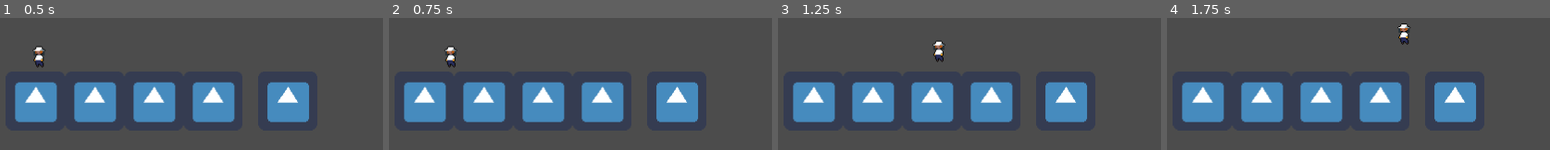
Above: before the commit, frames 1-4 (left to right).
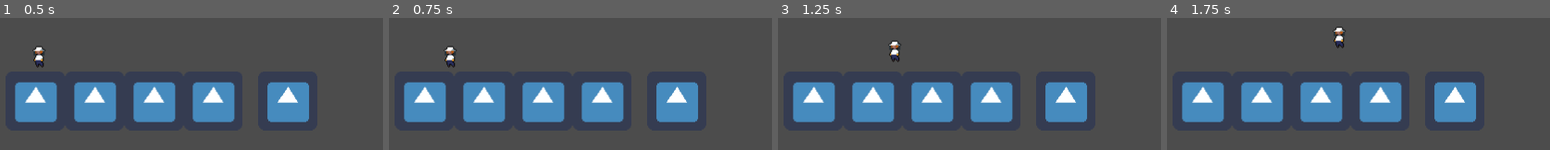
Above: after the commit, the same moments.

Repository: HollowTube/BeeGame
Game: Godot game, scene res://World.tscn
The game is run twice, just before and just after one commit, with the same random seed, the same clock (stepped at 60 frames per second) and the same inputs. The engine's default icon, where the game draws it, is replaced by a stand-in: a white triangle on a blue panel in a dark square.
Inputs:
- Up to frame 1 (0.5 s): no input
- Up to frame 2 (0.75 s): tap Enter at 0.5 s; hold Right (ui_right) from 0.53 s (still down)
- Up to frame 3 (1.25 s): keep holding Right (ui_right); tap Up (ui_up) at 0.77 s
- Up to frame 4 (1.75 s): keep holding Right (ui_right); tap Up (ui_up) at 1.52 s

Frame 1 is identical in both runs. In frame 2, 0.2% of the frame differs, in the area x 14-18%, y 21-38%; in frame 3, 0.7%, in the area x 28-44%, y 16-34%; in frame 4, 0.7%.

Commit message:
fixed left player air control

Diff:
--- a/Player.gd
+++ b/Player.gd
@@ -23,11 +23,13 @@
 			motion.y = clamp(motion.y + 10, -100, 250)
 
 		if Input.is_action_pressed("ui_right"):
-			motion.x += 8
+			motion.x += 20
 		elif Input.is_action_pressed("ui_left"):
-			motion.x -= -8
+			motion.x -= 20
 		else:
-			motion.x = 0
+			motion.x = motion.x * 0.95
+
+		motion.x = clamp(motion.x, -120, 120)
 
 
 	motion = move_and_slide(motion, UP)
--- a/World.tscn
+++ b/World.tscn
@@ -1,86 +1,86 @@
 [gd_scene load_steps=6 format=2]
 
-[ext_resource path="res://icon.png" type="Texture" id=1]
-[ext_resource path="res://Player.gd" type="Script" id=2]
-[ext_resource path="res://81765902_577491892889208_7263812041486368768_n.png" type="Texture" id=3]
+[ext_resource path="res://Player.gd" type="Script" id=1]
+[ext_resource path="res://81765902_577491892889208_7263812041486368768_n.png" type="Texture" id=2]
+[ext_resource path="res://icon.png" type="Texture" id=3]
 
 [sub_resource type="RectangleShape2D" id=1]
+extents = Vector2( 8, 16 )
+
+[sub_resource type="RectangleShape2D" id=2]
 extents = Vector2( 32, 32 )
 
-[sub_resource type="RectangleShape2D" id=2]
-extents = Vector2( 8, 16 )
+[node name="World" type="Node"]
 
-[node name="Floor" type="StaticBody2D"]
-position = Vector2( 120.377, 246.692 )
-
-[node name="Sprite" type="Sprite" parent="."]
-texture = ExtResource( 1 )
-
-[node name="CollisionShape2D" type="CollisionShape2D" parent="."]
-shape = SubResource( 1 )
-
-[node name="World" type="Node" parent="."]
-
-[node name="Player" type="KinematicBody2D" parent="World"]
+[node name="Player" type="KinematicBody2D" parent="."]
 position = Vector2( 124.261, 186.53 )
-script = ExtResource( 2 )
+script = ExtResource( 1 )
 __meta__ = {
 "_edit_group_": true
 }
 
-[node name="Sprite" type="Sprite" parent="World/Player"]
-texture = ExtResource( 3 )
+[node name="Sprite" type="Sprite" parent="Player"]
+texture = ExtResource( 2 )
 
-[node name="CollisionShape2D" type="CollisionShape2D" parent="World/Player"]
-shape = SubResource( 2 )
+[node name="CollisionShape2D" type="CollisionShape2D" parent="Player"]
+shape = SubResource( 1 )
 
-[node name="Floor2" type="StaticBody2D" parent="World"]
+[node name="Floor2" type="StaticBody2D" parent="."]
 position = Vector2( 184.377, 246.692 )
 __meta__ = {
 "_edit_group_": true
 }
 
-[node name="Sprite" type="Sprite" parent="World/Floor2"]
-texture = ExtResource( 1 )
+[node name="Sprite" type="Sprite" parent="Floor2"]
+texture = ExtResource( 3 )
 
-[node name="CollisionShape2D" type="CollisionShape2D" parent="World/Floor2"]
-shape = SubResource( 1 )
+[node name="CollisionShape2D" type="CollisionShape2D" parent="Floor2"]
+shape = SubResource( 2 )
 
-[node name="Floor3" type="StaticBody2D" parent="World"]
+[node name="Floor3" type="StaticBody2D" parent="."]
 editor/display_folded = true
 position = Vector2( 248.377, 246.692 )
 __meta__ = {
 "_edit_group_": true
 }
 
-[node name="Sprite" type="Sprite" parent="World/Floor3"]
-texture = ExtResource( 1 )
+[node name="Sprite" type="Sprite" parent="Floor3"]
+texture = ExtResource( 3 )
 
-[node name="CollisionShape2D" type="CollisionShape2D" parent="World/Floor3"]
-shape = SubResource( 1 )
+[node name="CollisionShape2D" type="CollisionShape2D" parent="Floor3"]
+shape = SubResource( 2 )
 
-[node name="Floor4" type="StaticBody2D" parent="World"]
+[node name="Floor4" type="StaticBody2D" parent="."]
 editor/display_folded = true
 position = Vector2( 312.377, 246.692 )
 __meta__ = {
 "_edit_group_": true
 }
 
-[node name="Sprite" type="Sprite" parent="World/Floor4"]
-texture = ExtResource( 1 )
+[node name="Sprite" type="Sprite" parent="Floor4"]
+texture = ExtResource( 3 )
 
-[node name="CollisionShape2D" type="CollisionShape2D" parent="World/Floor4"]
-shape = SubResource( 1 )
+[node name="CollisionShape2D" type="CollisionShape2D" parent="Floor4"]
+shape = SubResource( 2 )
 
-[node name="Floor5" type="StaticBody2D" parent="World"]
+[node name="Floor5" type="StaticBody2D" parent="."]
 editor/display_folded = true
 position = Vector2( 393.079, 246.692 )
 __meta__ = {
 "_edit_group_": true
 }
 
-[node name="Sprite" type="Sprite" parent="World/Floor5"]
-texture = ExtResource( 1 )
+[node name="Sprite" type="Sprite" parent="Floor5"]
+texture = ExtResource( 3 )
 
-[node name="CollisionShape2D" type="CollisionShape2D" parent="World/Floor5"]
-shape = SubResource( 1 )
+[node name="CollisionShape2D" type="CollisionShape2D" parent="Floor5"]
+shape = SubResource( 2 )
+
+[node name="Floor" type="StaticBody2D" parent="."]
+position = Vector2( 120.377, 246.692 )
+
+[node name="Sprite" type="Sprite" parent="Floor"]
+texture = ExtResource( 3 )
+
+[node name="CollisionShape2D" type="CollisionShape2D" parent="Floor"]
+shape = SubResource( 2 )
--- a/project.godot
+++ b/project.godot
@@ -23,6 +23,8 @@
 
 window/size/width=512
 window/size/height=300
+window/stretch/mode="viewport"
+window/stretch/aspect="keep"
 
 [rendering]
 
Not shown, added: assets/char1_jump.png.import
